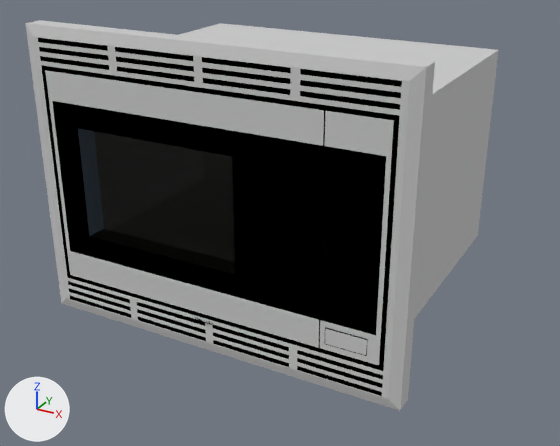
The Blender file Microwaves/Thermador MCES.blend as it was, and as the next commit left it.
Rendered twice from a 50 mm lens placed at (0.989, -0.92, 0.731), pointed at (0.367, 0.21, 0.165). The lights are fixed; the arrows at lower left show +X, +Y and +Z.

The first picture shows 'Thermador MCES'.
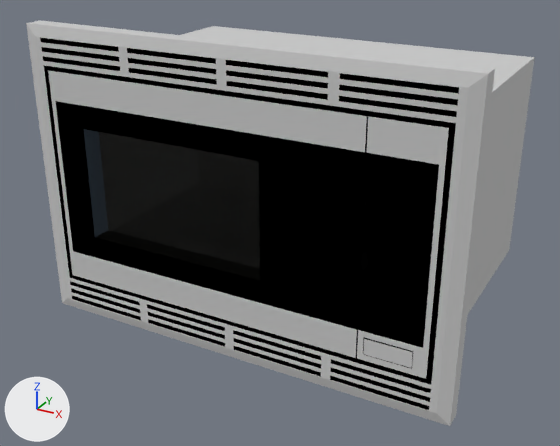
What differs and where, as boxes (x1, y1, x2, y2) in the pictures (560 x 446 px):
```json
{"object": "Thermador MCES", "change": "moved, rescaled", "before": [25, 20, 498, 411], "after": [26, 20, 535, 426], "on screen": "8% wider"}
{"object": "Group.001", "change": "moved, rescaled", "before": [195, 317, 213, 325], "on screen": "not visible afterwards"}
```

The change, as JSON lines over the scene's bpy script:
```json
{"block": "me_mesh", "where": "me_mesh.from_pydata(...)  # 402 vertices, 205 faces; spans x 0.006..0.685, y 0.004..0.533, z 0.0..0.521"}
{"block": "me_mesh", "where": "# used by ob_thermador_mces; parent = ob_bpassembly_new_assembly; location = (0.0, 0.0, 0.0)"}
{"block": "me_mesh", "change": "me_mesh part 1: the whole mesh is moved by (0.0, -0.048, 0.0)"}
{"op": "set", "path": "ob_thermador_mces.location", "old": "(0.0, 0.0, 0.0)", "new": "(0.0, 0.0464, 0.0)"}
{"op": "set", "path": "ob_thermador_mces.scale", "old": "(1.0, 1.0, 1.0)", "new": "(1.11, 0.928, 1.0)"}
```
